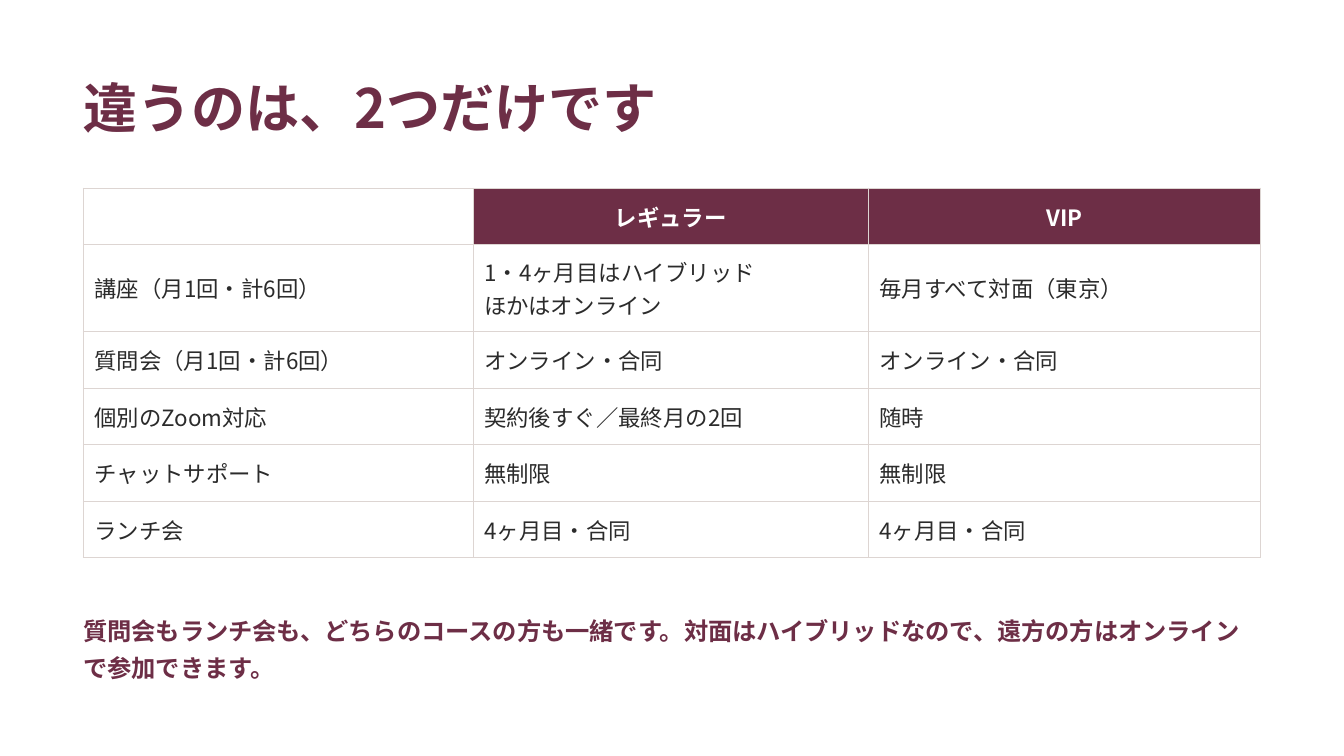
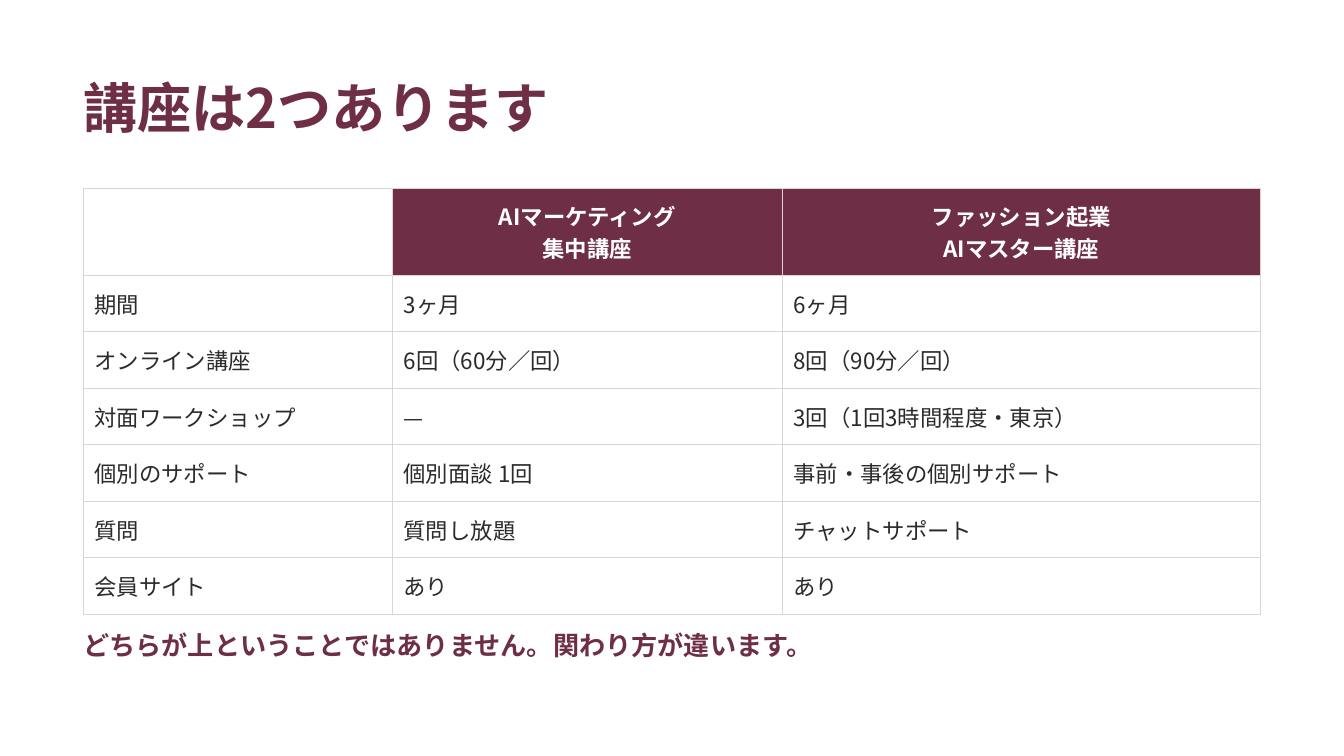
Before and after one commit to fashio17/potential-lamp, a slide deck: slide 21 of 運用/スライド/説明会_20260916.pptx. Drawn at 1344x756 pixels with LibreOffice and Linux fonts; fonts in the diff are those of the drawing. Boxes give left, top, right and bottom in pixels: in the first picture for what was removed or moved away, otherwise in the second. Text is boxed around its words. In the diff, an @@ line names an element or a change of style, - is before the commit and + after.

```diff
--- a/運用/スライド/説明会_20260916.pptx
+++ b/運用/スライド/説明会_20260916.pptx
@@ text at (x1=83, y1=81, x2=548, y2=133): text changed @@
-違うのは、2つだけです
+講座は2つあります
@@ table at (x1=83, y1=188, x2=1261, y2=601) @@
-row 1:  | レギュラー | VIP
-row 2: 講座（月1回・計6回） | 1・4ヶ月目はハイブリッド / ほかはオンライン | 毎月すべて対面（東京）
-row 3: 質問会（月1回・計6回） | オンライン・合同 | オンライン・合同
-row 4: 個別のZoom対応 | 契約後すぐ／最終月の2回 | 随時
-row 5: チャットサポート | 無制限 | 無制限
-row 6: ランチ会 | 4ヶ月目・合同 | 4ヶ月目・合同
+row 1:  | AIマーケティング / 集中講座 | ファッション起業 / AIマスター講座
+row 2: 期間 | 3ヶ月 | 6ヶ月
+row 3: オンライン講座 | 6回（60分／回） | 8回（90分／回）
+row 4: 対面ワークショップ | — | 3回（1回3時間程度・東京）
+row 5: 個別のサポート | 個別面談 1回 | 事前・事後の個別サポート
+row 6: 質問 | 質問し放題 | チャットサポート
+row 7: 会員サイト | あり | あり
@@ text at (x1=83, y1=632, x2=812, y2=658): text changed; size 13 to 14 pt @@
-質問会もランチ会も、どちらのコースの方も一緒です。対面はハイブリッドなので、遠方の方はオンラインで参加できます。
+どちらが上ということではありません。関わり方が違います。
```
Also in this commit, not shown: 7 other slides changed, 2 slides added, 2 slides removed, 2 other files.
